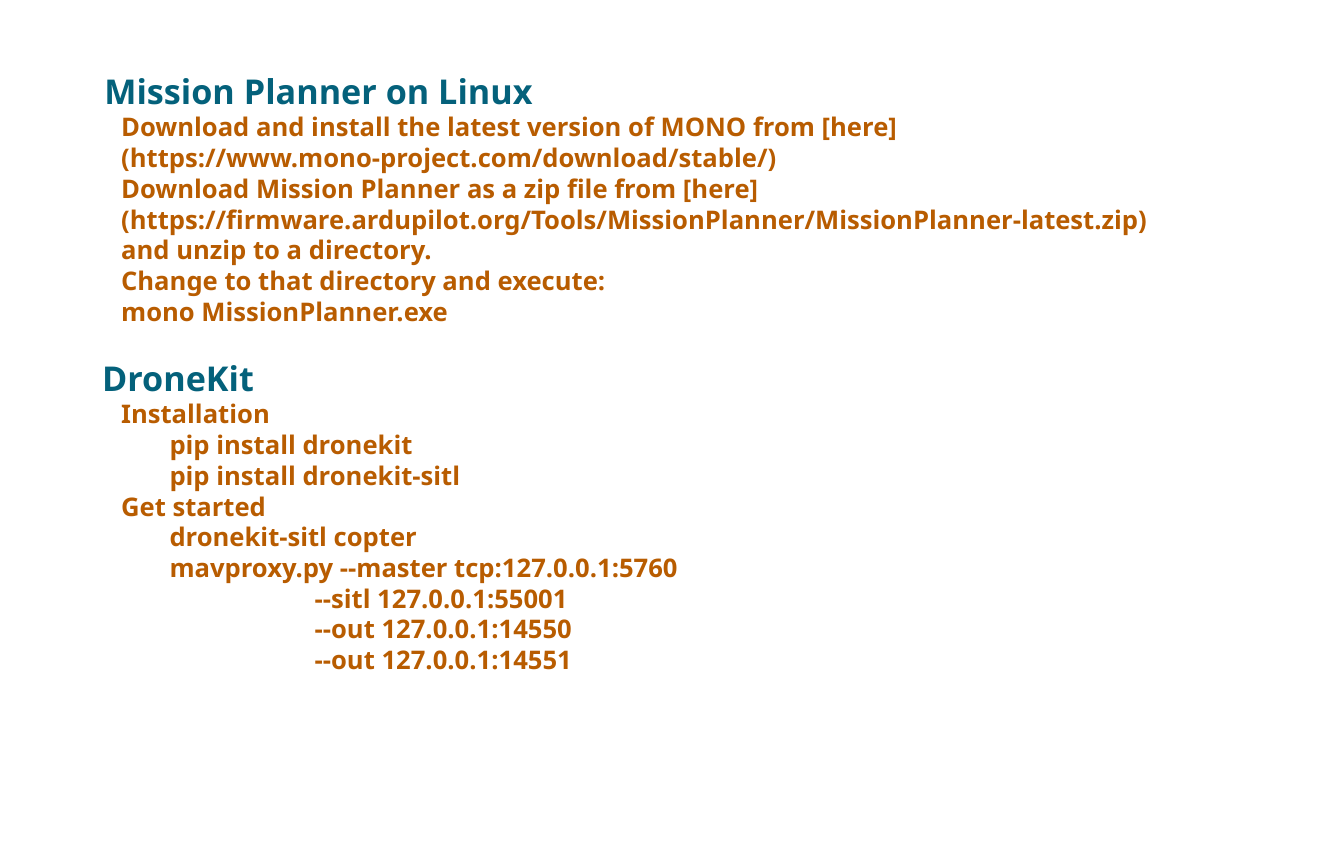
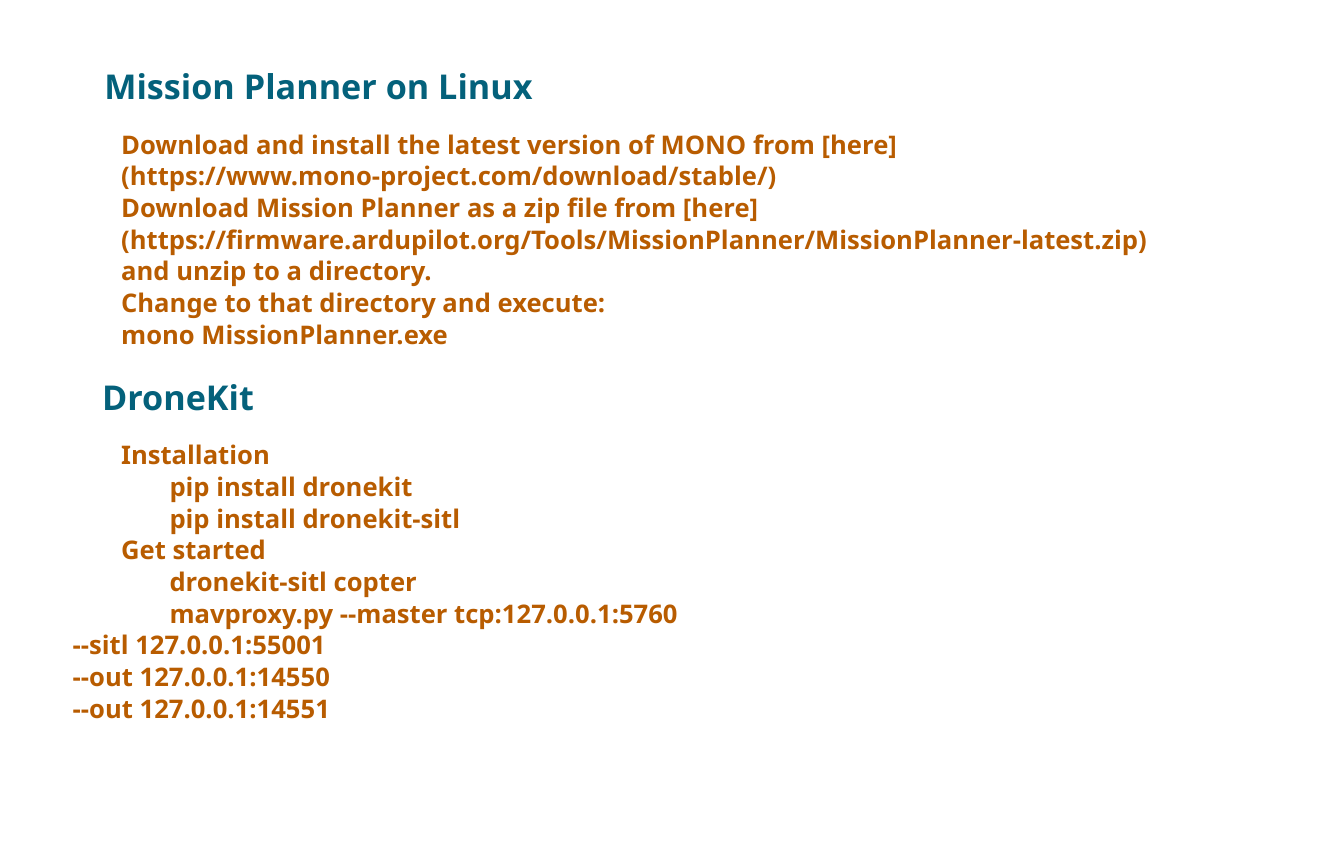
Before and after one commit to KishanBillava/DroneProjects, a slide deck: slide 7 of ArdupilotSITL/GA_PPT.odp. Drawn at 1344x847 pixels with LibreOffice and Linux fonts; fonts in the diff are those of the drawing; background and template pictures are left out. Boxes give left, top, right and bottom in pixels: in the first picture for what was removed or moved away, otherwise in the second. Text is boxed around its words. In the diff, an @@ line names an element or a change of style, - is before the commit and + after.

```diff
--- a/ArdupilotSITL/GA_PPT.odp
+++ b/ArdupilotSITL/GA_PPT.odp
@@ subtitle "Mission Planner on Linux" at (x1=73, y1=73, x2=1147, y2=719): line spacing 1 to 0.9; more space between paragraphs; indent changed; line spacing 1 to 0.8; bullet • to none @@
```
Also in this commit, not shown: 8 other slides changed, 1 other file.
